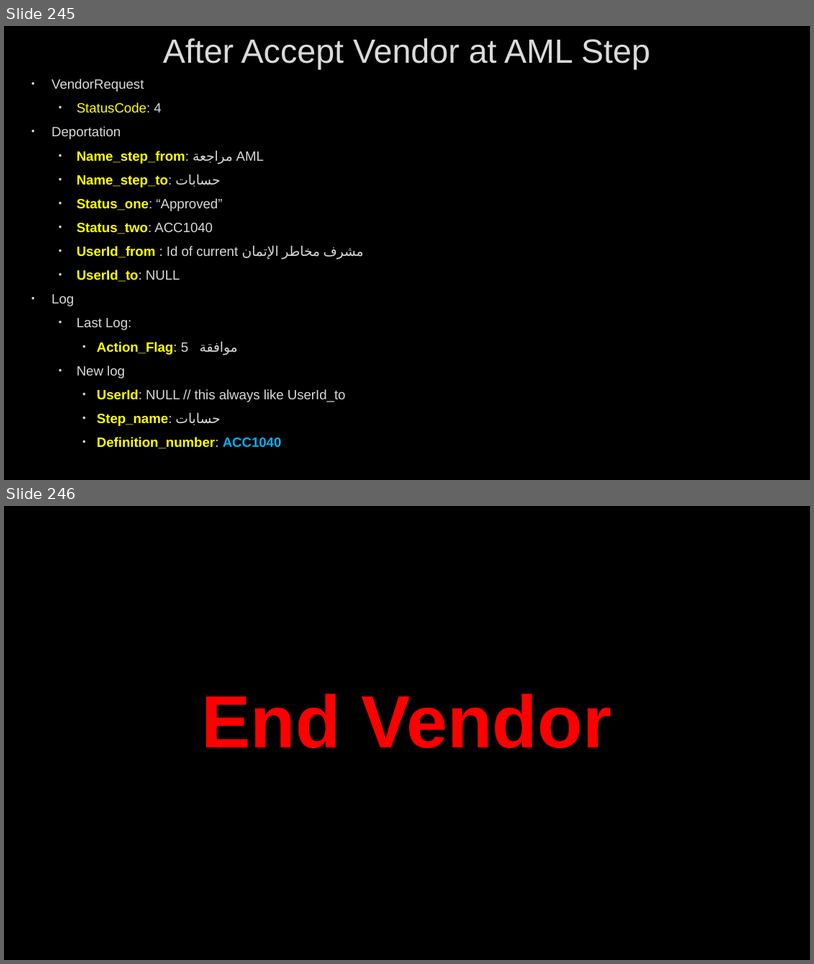
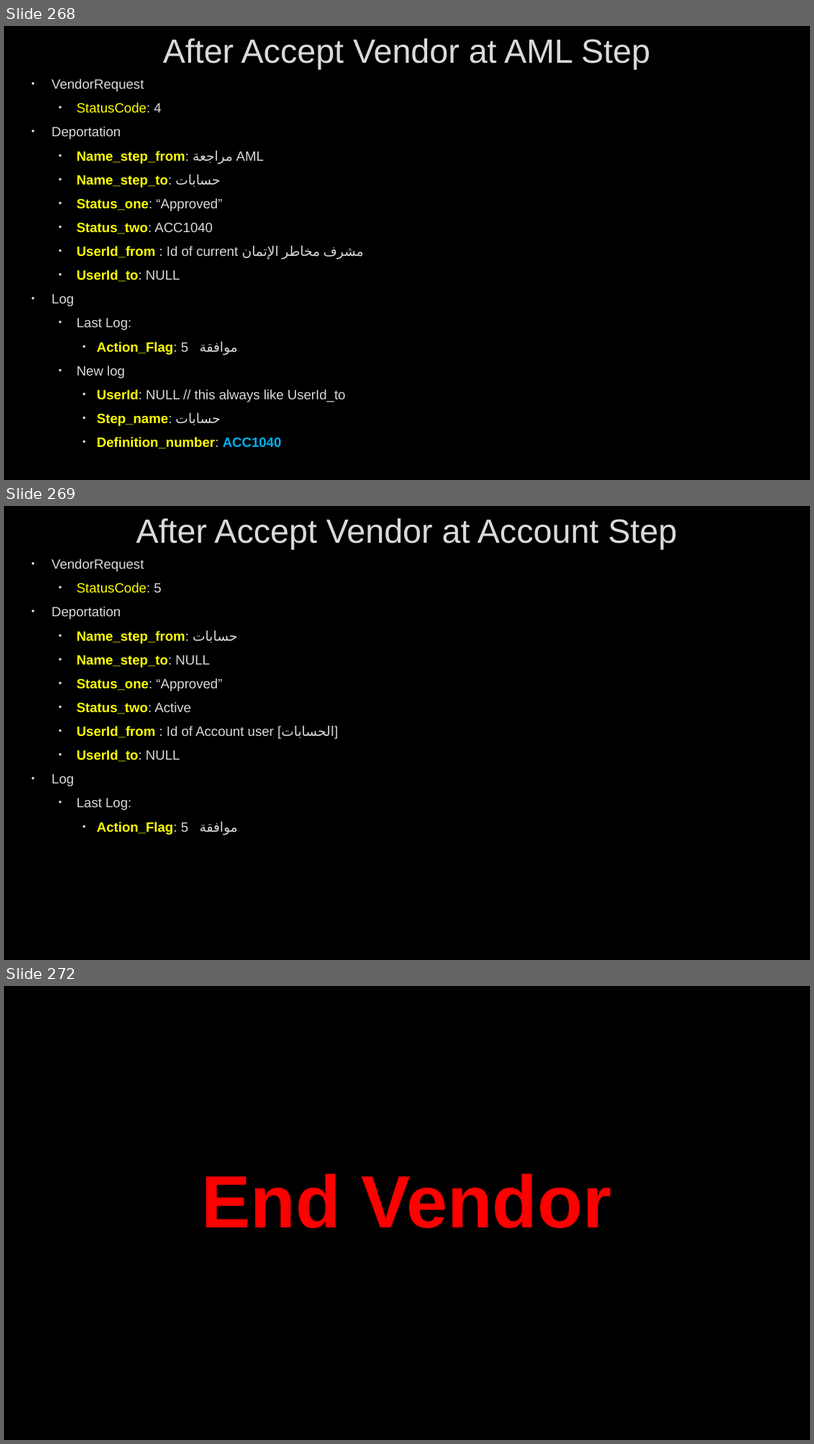
Before and after one commit to AhmedMohamedSamir1/Summary, a slide deck: Dot Net/Business.pptx. Shown one above the other, each under a label of ours: slides 245 and 246 before the commit, slides 268, 269 and 272 after it; the slides between them are not shown. The pictures are 814x964 and 814x1444 pixels, drawn with LibreOffice and Linux fonts; fonts in the diff are those of the drawing; background and template pictures are left out. Boxes give left, top, right and bottom in pixels: in the first picture for what was removed or moved away, otherwise in the second. Text is boxed around its words. In the diff, an @@ line names an element or a change of style, - is before the commit and + after.

```diff
--- a/Dot Net/Business.pptx
+++ b/Dot Net/Business.pptx
@@ slide 269 added at (4,506,810,960), background picture (left out) @@
@@ title added at (136,518,677,549), 40 pt, text #DADADA @@
+After Accept Vendor at Account Step
@@ text added at (52,559,338,835), 16 pt, text #DADADA @@
+• VendorRequest
+  • StatusCode: 5
+• Deportation
+  • Name_step_from: حسابات
+  • Name_step_to: NULL
+  • Status_one: “Approved”
+  • Status_two: Active
+  • UserId_from : Id of Account user [الحسابات]
+  • UserId_to: NULL
+• Log
+  • Last Log:
+    • Action_Flag: 5 موافقة
@@ what was slide 245 is now slide 268 @@
@@ what was slide 246 is now slide 272 @@
```
Also in this commit, not shown: 16 slides changed, 37 other slides added, 2 slides removed, 7 other files.
